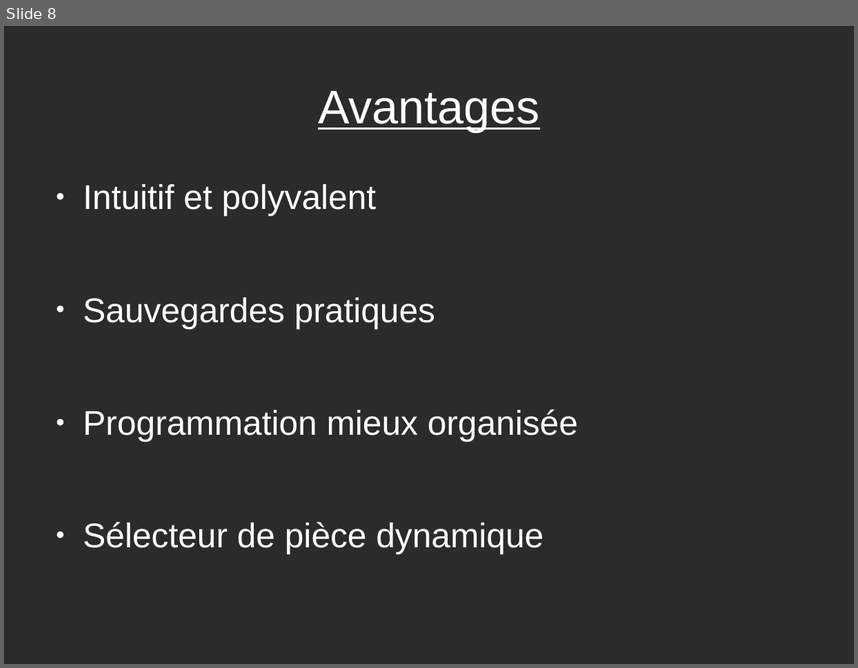
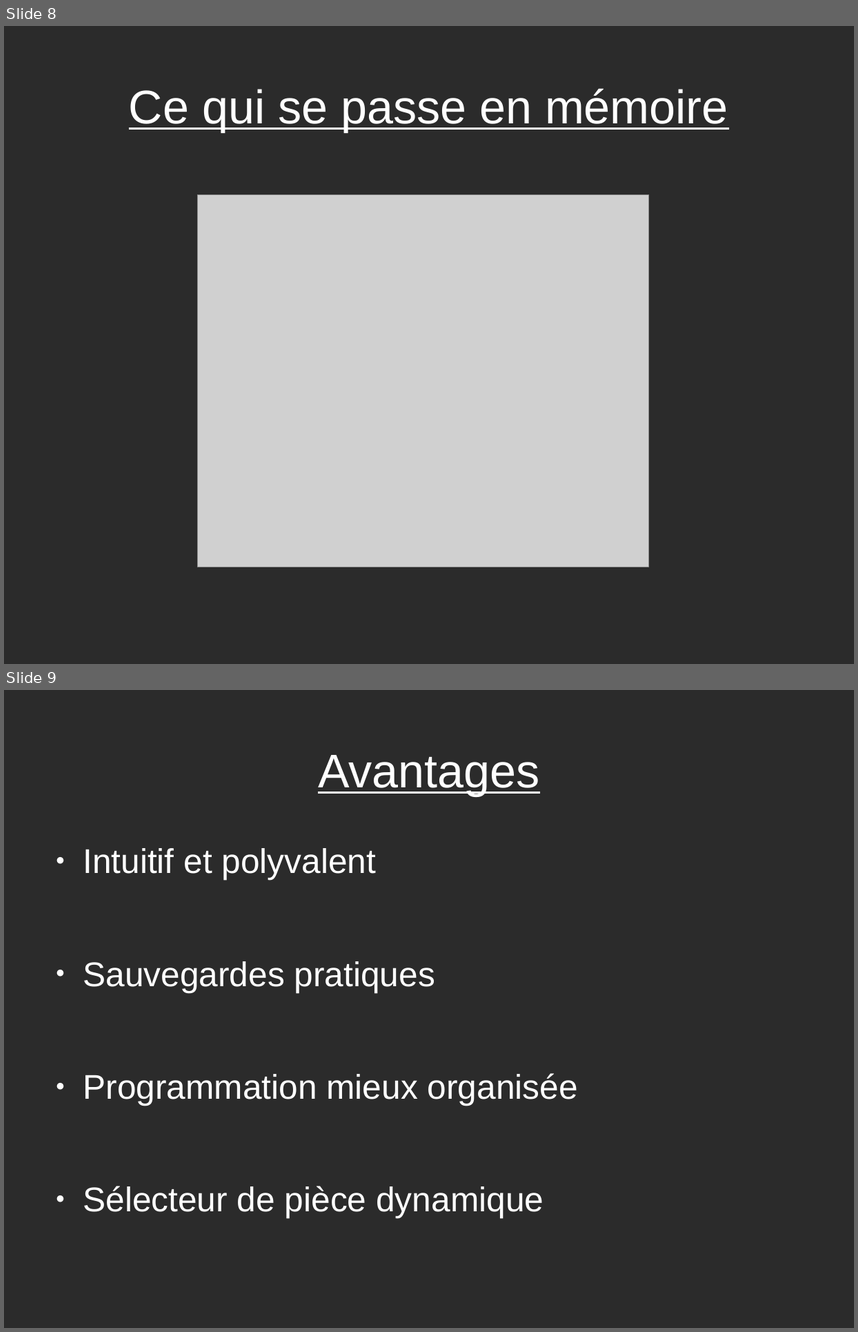
Before and after one commit to VisiteVirtuelle/-diteur-de-maison, a slide deck: Pour présentation/_Diapo de Projet.odp. Shown one above the other, each under a label of ours: slide 8 before the commit, slides 8 and 9 after it. The pictures are 858x668 and 858x1332 pixels, drawn with LibreOffice and Linux fonts; fonts in the diff are those of the drawing; grey boxes stand for pictures; background and template pictures are left out; a plain dark background stands for a picture behind light text. Boxes give left, top, right and bottom in pixels: in the first picture for what was removed or moved away, otherwise in the second. Text is boxed around its words. In the diff, an @@ line names an element or a change of style, - is before the commit and + after.

Commit message:
[IMP] Présentation

```diff
--- a/Pour présentation/_Diapo de Projet.odp
+++ b/Pour présentation/_Diapo de Projet.odp
@@ slide 8 added at bbox=[4, 26, 854, 664], background picture (left out) @@
@@ title added at bbox=[129, 88, 728, 132], 44 pt, text #FFFFFF, underline @@
+Ce qui se passe en mémoire
@@ picture added at bbox=[198, 194, 649, 566] @@
@@ what was slide 8 is now slide 9 @@
```
Also in this commit, not shown: 2 other files.
